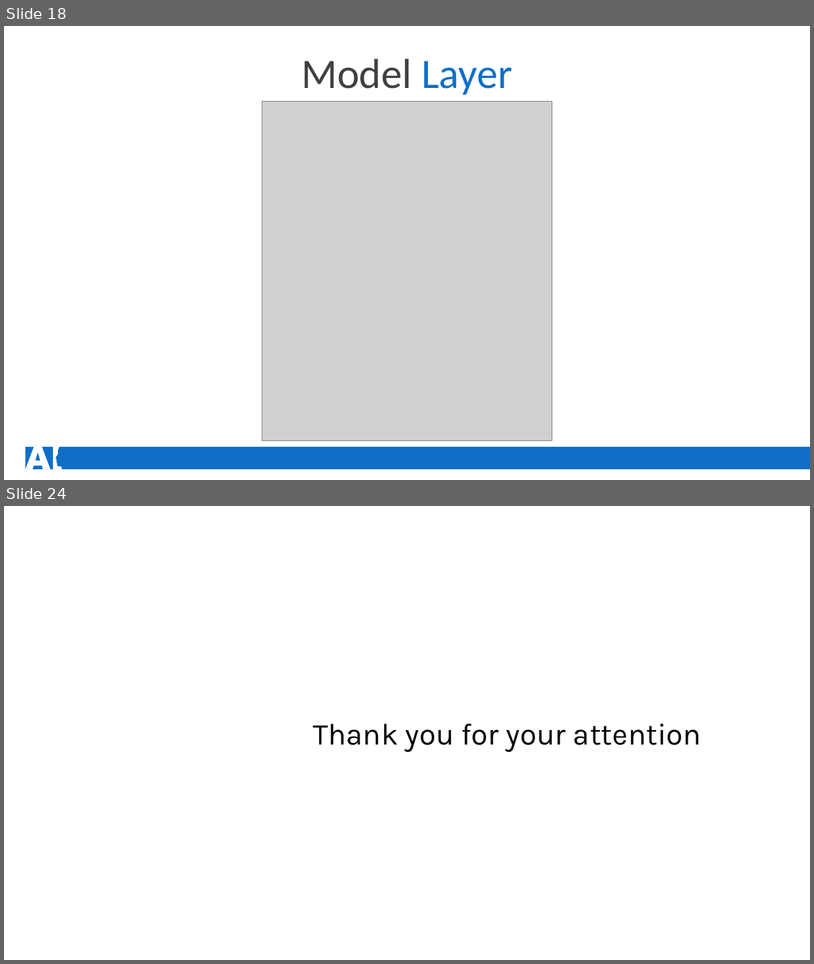
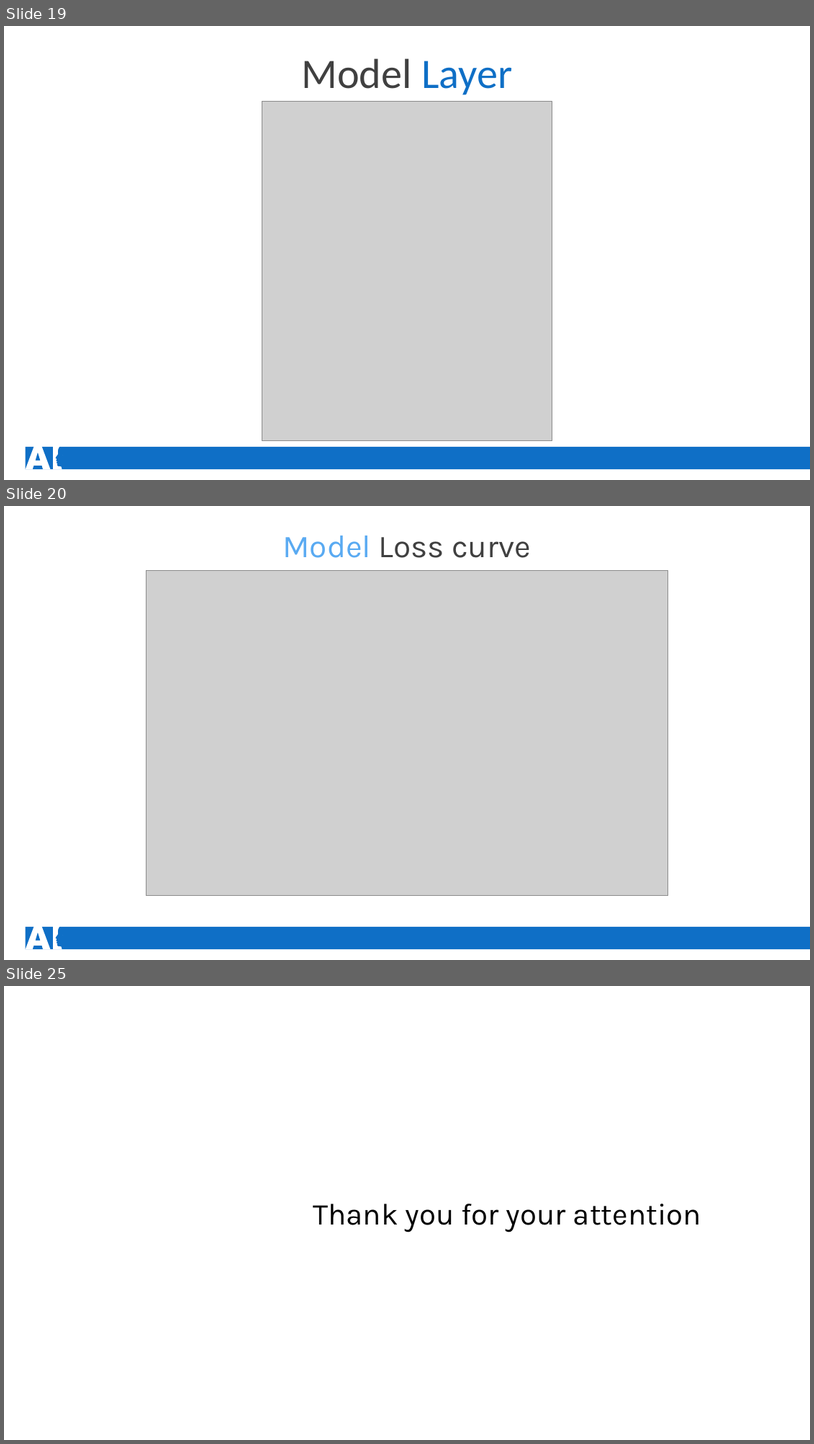
Before and after one commit to rakiiibul/House-hold-electrice-power-consumptiuon_LSTM, a slide deck: MachineLearing.pptx. Shown one above the other, each under a label of ours: slides 18 and 24 before the commit, slides 19, 20 and 25 after it; the slides between them are not shown. The pictures are 814x964 and 814x1444 pixels, drawn with LibreOffice and Linux fonts; fonts in the diff are those of the drawing; grey boxes stand for pictures; background and template pictures are left out. Boxes give left, top, right and bottom in pixels: in the first picture for what was removed or moved away, otherwise in the second. Text is boxed around its words. In the diff, an @@ line names an element or a change of style, - is before the commit and + after.

```diff
--- a/MachineLearing.pptx
+++ b/MachineLearing.pptx
@@ slide 20 added at [4, 506, 810, 960], background #FFFFFF; not listed: 2 template elements that a slide beside it also shows @@
@@ text added at [283, 536, 531, 558], 37.8 pt, text #404040 @@
+Model Loss curve
@@ picture added at [146, 570, 669, 895] @@
@@ what was slide 18 is now slide 19 @@
@@ what was slide 24 is now slide 25 @@
```
Also in this commit, not shown: 8 slides changed, 6 other slides added, 6 slides removed.
